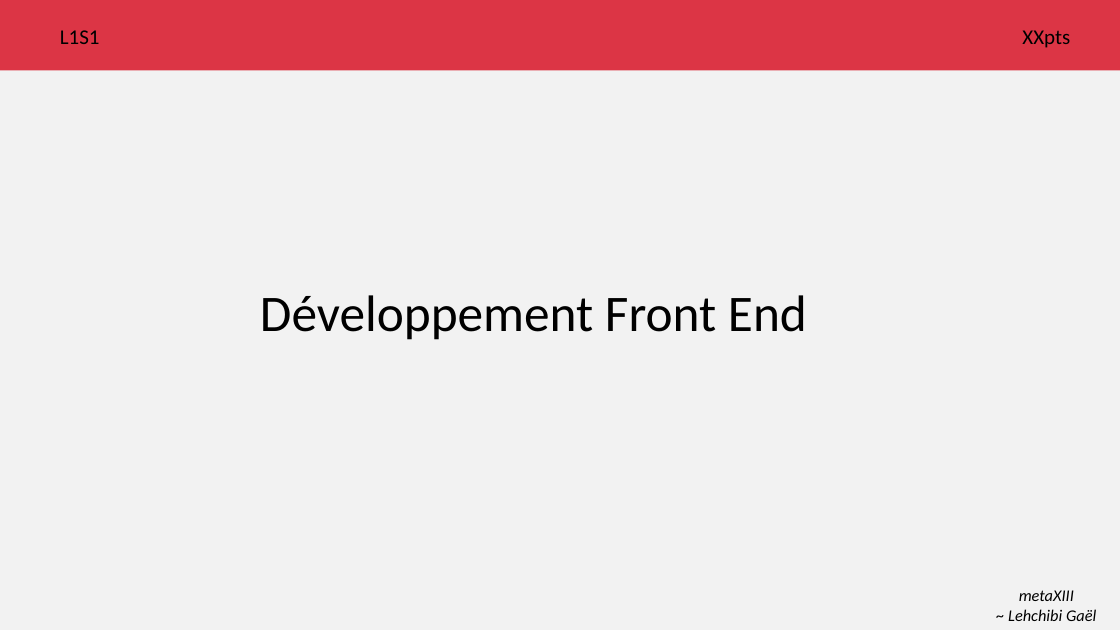
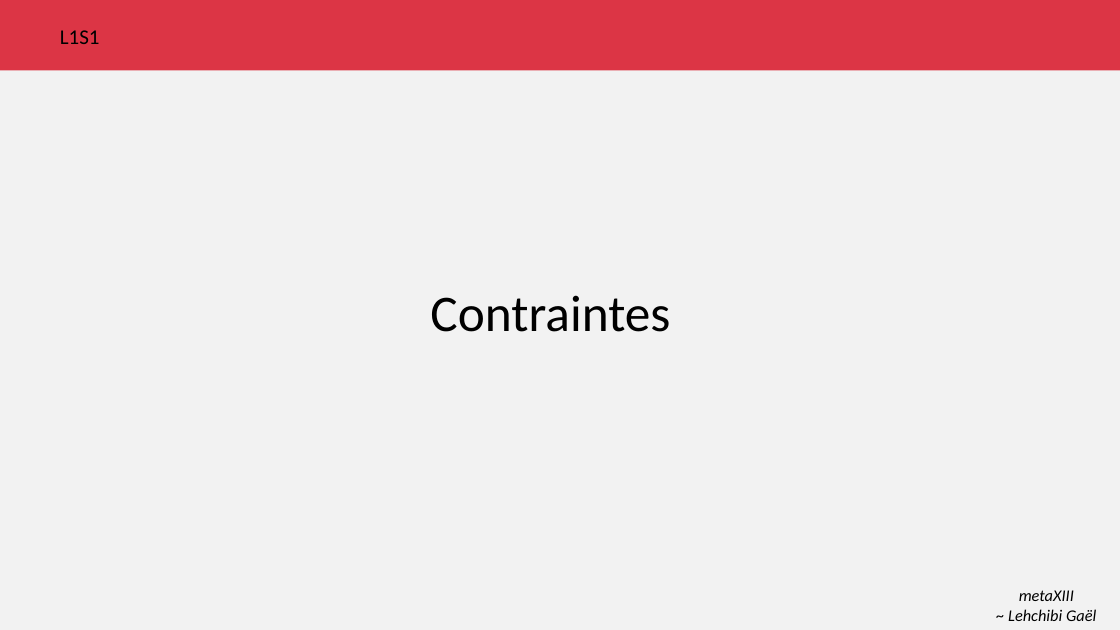
Before and after one commit to metaXIII/OC-java-P6, a slide deck: slide 11 of agile/Lot 1/Sprint 1/escalade.pptx (slide 4 before the commit). Drawn at 1120x630 pixels with LibreOffice and Linux fonts; fonts in the diff are those of the drawing. Boxes give left, top, right and bottom in pixels: in the first picture for what was removed or moved away, otherwise in the second. Text is boxed around its words. In the diff, an @@ line names an element or a change of style, - is before the commit and + after.

```diff
--- a/agile/Lot 1/Sprint 1/escalade.pptx
+++ b/agile/Lot 1/Sprint 1/escalade.pptx
@@ text removed at (x1=1022, y1=30, x2=1070, y2=48) @@
-XXpts
@@ title at (x1=430, y1=295, x2=670, y2=332): text changed @@
-Développement Front End
+Contraintes
```
Also in this commit, not shown: 3 other slides changed, 7 slides added, 1 slide removed.
